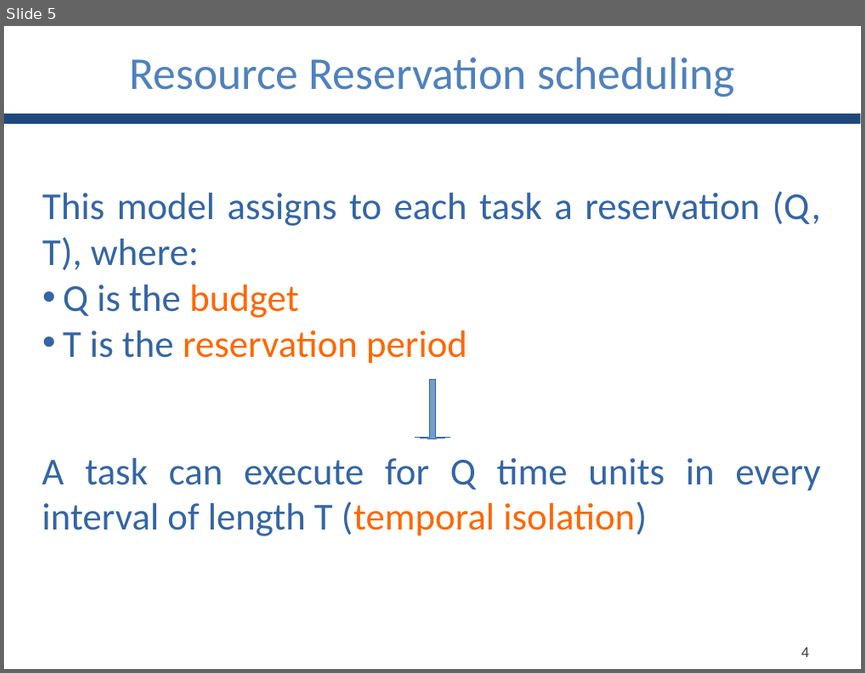
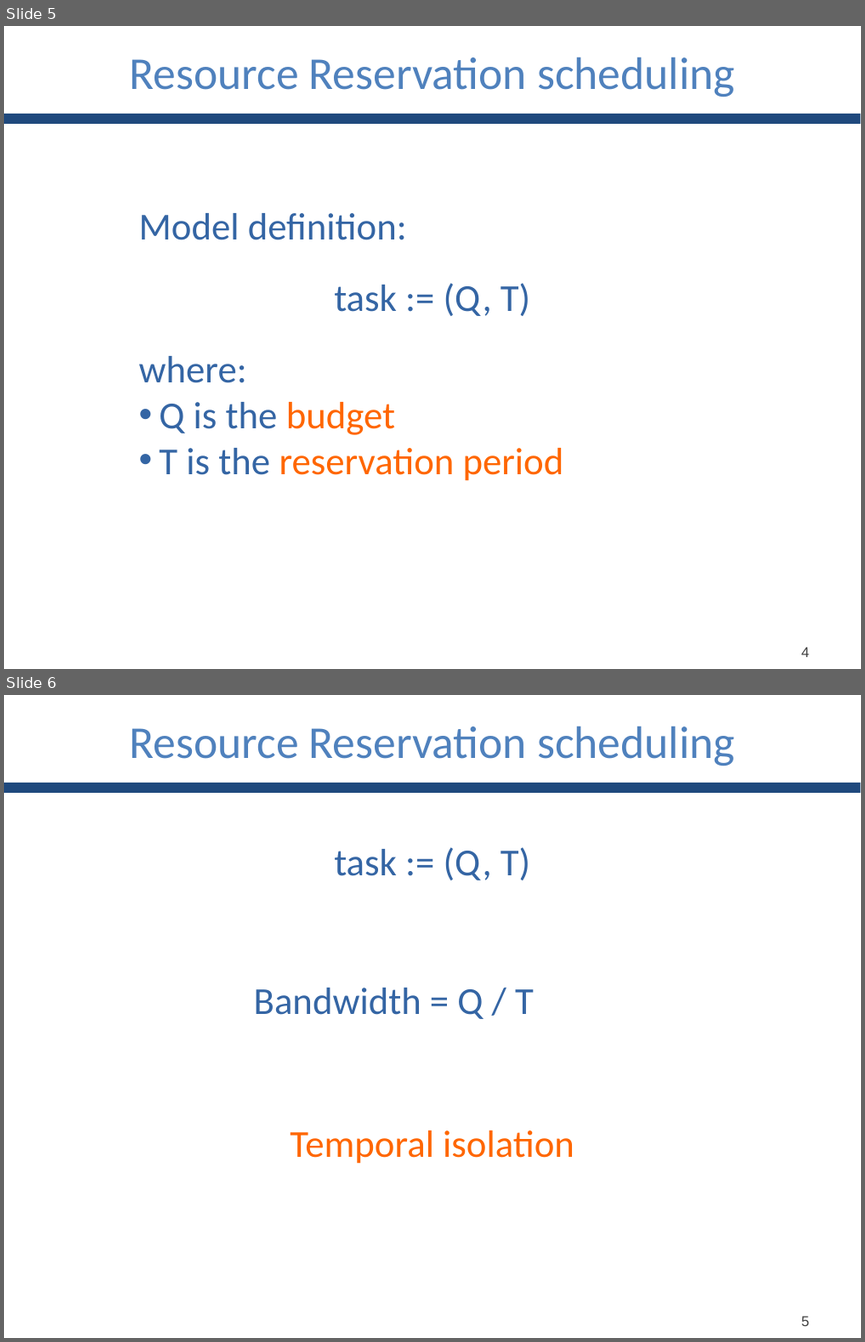
Before and after one commit to GianlucaBortoli/bachelorThesis, a slide deck: slides/slides.pptx. Shown one above the other, each under a label of ours: slide 5 before the commit, slides 5 and 6 after it. The pictures are 865x673 and 865x1342 pixels, drawn with LibreOffice and Linux fonts; fonts in the diff are those of the drawing. Boxes give left, top, right and bottom in pixels: in the first picture for what was removed or moved away, otherwise in the second. Text is boxed around its words. In the diff, an @@ line names an element or a change of style, - is before the commit and + after.

```diff
--- a/slides/slides.pptx
+++ b/slides/slides.pptx
@@ slide 6 added at [4,695,861,1338], background #FFFFFF; not listed: 1 template element that a slide beside it also shows @@
@@ text added at [129,726,735,766], 38.3 pt, text #4F81BD @@
+Resource Reservation scheduling
@@ text added at [334,847,530,880], 32 pt, text #3465A4 @@
+task := (Q, T)
@@ text added at [254,987,534,1019], 32 pt, text #3465A4 @@
+Bandwidth = Q / T
@@ text added at [290,1130,574,1163], 32 pt, text #FF6600 @@
+Temporal isolation
@@ text added at [801,1315,809,1326], 12 pt, text #404040 @@
+5
@@ slide 5 changed as well @@
@@ text "Model definition:": place and size @@
-text "Model definition:" at [42,191,821,363]
+text "Model definition:" at [139,213,564,481]
@@ text at [139,213,530,383]: text changed @@
-This model assigns to each task a reservation (Q, T), where:
+Model definition:
+task := (Q, T)
+where:
@@ down arrow removed at [415,379,449,439] @@
@@ text removed at [42,458,820,536] @@
-A task can execute for Q time units in every interval of length T (temporal isolation)
```
Also in this commit, not shown: 6 other slides changed, 3 other slides added, 3 slides removed.
